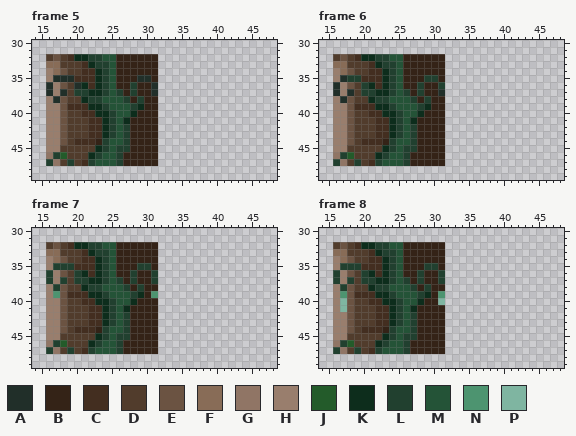
Pixel-art file -- Assets/Sprites/Terrin/TM/TM Middle.aseprite. That is the earlier state.
64x64 pixels, 8 frames. Colours within 5 levels of each other are drawn and written as one. Shown: frame 5: x 14..48, y 30..49; frame 6: x 14..48, y 30..49; frame 7: x 14..48, y 30..49; frame 8: x 14..48, y 30..49. The commit also changed other frames, which this record leaves out.
Palette (. is transparent): A #212f29  B #342317  C #432e20  D #513c2c  E #6b5342  F #886c57  G #907565  H #997e6d  J #235b2a  K #0d2d1c  L #21402f  M #245337  N #4d9470  P #7fb5a1
Pixels before, frame 5, first column x 16:
32 DEDCKKLLMMBBBBBB
33 FFDDDCKLLMBBBBBB
34 HFEDDCCKLMBBBBBB
35 HAAACCCKLMBBBAAB
36 AHEDAKCKLMBBLBBA
37 AHADLLKKLMLBLBBA
38 HAEDDKLLMMMLBLBB
39 HHECCCKKLMMMLKBB
40 HHEDDCCKKLMMKBBB
41 HHEDDDCCKLMKBBBB
42 HHEDDDCCKLMLBBBB
43 HHEDDDCCKLMLBBBB
44 HHEDCCCBLMMLBBBB
45 HHDDDDDKLMLLBBBB
46 GLJDDDKLMMLBBBBB
47 LGDLDCLMMMLBBBBB
Pixels before, frame 6, first column x 16:
32 DEDCKKLLMMBBBBBB
33 FFDDDCKLLMBBBBBB
34 HFEDDCCKLMBBBBBB
35 HALLCCCKLMBBBLLB
36 AHEDLKCKLMBBLBBL
37 AHADLLKKLMLBLBBA
38 HAEDDKLLMMMLBLBB
39 HHECCCKKLMMMLKBB
40 HHEDDCCKKLMMKBBB
41 HHEDDDCCKLMKBBBB
42 HHEDDDCCKLMLBBBB
43 HHEDDDCCKLMLBBBB
44 HHEDCCCBLMMLBBBB
45 HHDDDDDKLMLLBBBB
46 GLJDDDKLMMLBBBBB
47 LGDLDCLMMMLBBBBB
Pixels before, frame 7, first column x 16:
32 DEDCKKLLMMBBBBBB
33 FFDDDCKLLMBBBBBB
34 HFEDDCCKLMBBBBBB
35 HLLLCCCKLMBBBLLB
36 LHEDLKCKLMBBLBBL
37 LHLDLLKKLMLBLBBL
38 HLEDDKLLMMMLBLBB
39 HNECCCKKLMMMLKBN
40 HHEDDCCKKLMMKBBB
41 HHEDDDCCKLMKBBBB
42 HHEDDDCCKLMLBBBB
43 HHEDDDCCKLMLBBBB
44 HHEDCCCBLMMLBBBB
45 HHDDDDDKLMLLBBBB
46 GLJDDDKLMMLBBBBB
47 LGDLDCLMMMLBBBBB
Pixels before, frame 8, first column x 16:
32 DEDCKKLLMMBBBBBB
33 FFDDDCKLLMBBBBBB
34 HFEDDCCKLMBBBBBB
35 HLLLCCCKLMBBBLLB
36 LHEDLKCKLMBBLBBL
37 LHLDLLKKLMLBLBBL
38 HLEDDKLLMMMLBLBB
39 HNECCCKKLMMMLKBN
40 HPEDDCCKKLMMKBBP
41 HPEDDDCCKLMKBBBB
42 HHEDDDCCKLMLBBBB
43 HHEDDDCCKLMLBBBB
44 HHEDCCCBLMMLBBBB
45 HHDDDDDKLMLLBBBB
46 GLJDDDKLMMLBBBBB
47 LGDLDCLMMMLBBBBB
After:
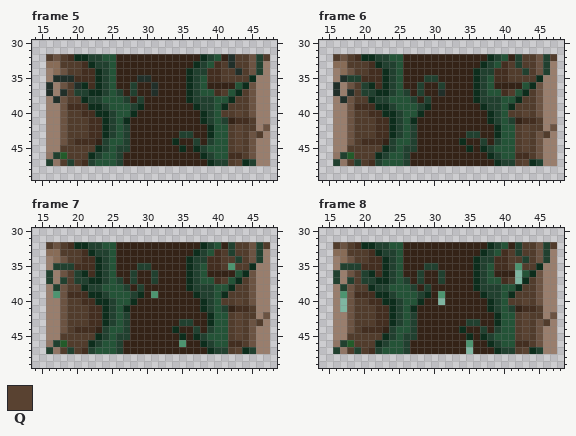
Colours new in this view: Q #594231
Difference:
layer "Layer 5" now shown
Changed rows in their new state; - is an unchanged pixel.
Frame 5, layer "Layer 5":
first column x 32:
32 BBBBBBKLMBADDELD
33 BBBBBKLMCDADDELH
34 BBBBKLLCCDDADELH
35 BBBBKLMCCDDDDKHH
36 BBBBKLMBBBBMKEHH
37 BBBBKLMMCDMKDEHH
38 BBBBKLLLMMKDDEHH
39 BBBBBKLLMKDDDEHH
40 BBBBBBKLMDDQDEHH
41 BBBBBBKLMLBCCDHH
42 BBBBBBBKMMDQDDHE
43 BBBLLBBKMMDQDEDH
44 BBKBBLBLMMDQDEHH
45 BBBKBKLMMMDQDEHH
46 BBBBBBKLMMCCDEHH
47 BBBBBBBKLLDQKLHH
Frame 6, layer "Layer 5":
first column x 32:
32 BBBBBBKLMBLDDELD
33 BBBBBKLMCDLDDELH
34 BBBBKLLCCDDLDELH
35 BBBBKLMCCDDDDKHH
36 BBBBKLMBBBBMKEHH
37 BBBBKLMMCDMKDEHH
38 BBBBKLLLMMKDDEHH
39 BBBBBKLLMKDDDEHH
40 BBBBBBKLMDDQDEHH
41 BBBBBBKLMLBCCDHH
42 BBBBBBBKMMDQDDHE
43 BBBLLBBKMMDQDEDH
44 BBKBBLBLMMDQDEHH
45 BBBKBKLMMMDQDEHH
46 BBBBBBKLMMCCDEHH
47 BBBBBBBKLLDQKLHH
Frame 7, layer "Layer 5":
first column x 32:
32 BBBBBBKLMBLDDELD
33 BBBBBKLMCDLDDELH
34 BBBBKLLCCDDLDELH
35 BBBBKLMCCDNDDKHH
36 BBBBKLMBBBBMKEHH
37 BBBBKLMMCDMKDEHH
38 BBBBKLLLMMKDDEHH
39 BBBBBKLLMKDDDEHH
40 BBBBBBKLMDDQDEHH
41 BBBBBBKLMLBCCDHH
42 BBBBBBBKMMDQDDHE
43 BBBLLBBKMMDQDEDH
44 BBKBBLBLMMDQDEHH
45 BBBKBKLMMMDQDEHH
46 BBBNBBKLMMCCDEHH
47 BBBBBBBKLLDQKLHH
Frame 8, layer "Layer 5":
first column x 32:
32 BBBBBBKLMBLDDELD
33 BBBBBKLMCDLDDELH
34 BBBBKLLCCDDLDELH
35 BBBBKLMCCDNDDKHH
36 BBBBKLMBBBPMKEHH
37 BBBBKLMMCDPKDEHH
38 BBBBKLLLMMKDDEHH
39 BBBBBKLLMKDDDEHH
40 BBBBBBKLMDDQDEHH
41 BBBBBBKLMLBCCDHH
42 BBBBBBBKMMDQDDHE
43 BBBLLBBKMMDQDEDH
44 BBKBBLBLMMDQDEHH
45 BBBKBKLMMMDQDEHH
46 BBBNBBKLMMCCDEHH
47 BBBPBBBKLLDQKLHH
Where, in picture pixels (left, top, right, bottom), the same in both pictures:
added: (158, 54, 270, 166)
added: (445, 54, 557, 166)
added: (158, 242, 270, 354)
added: (445, 242, 557, 354)
